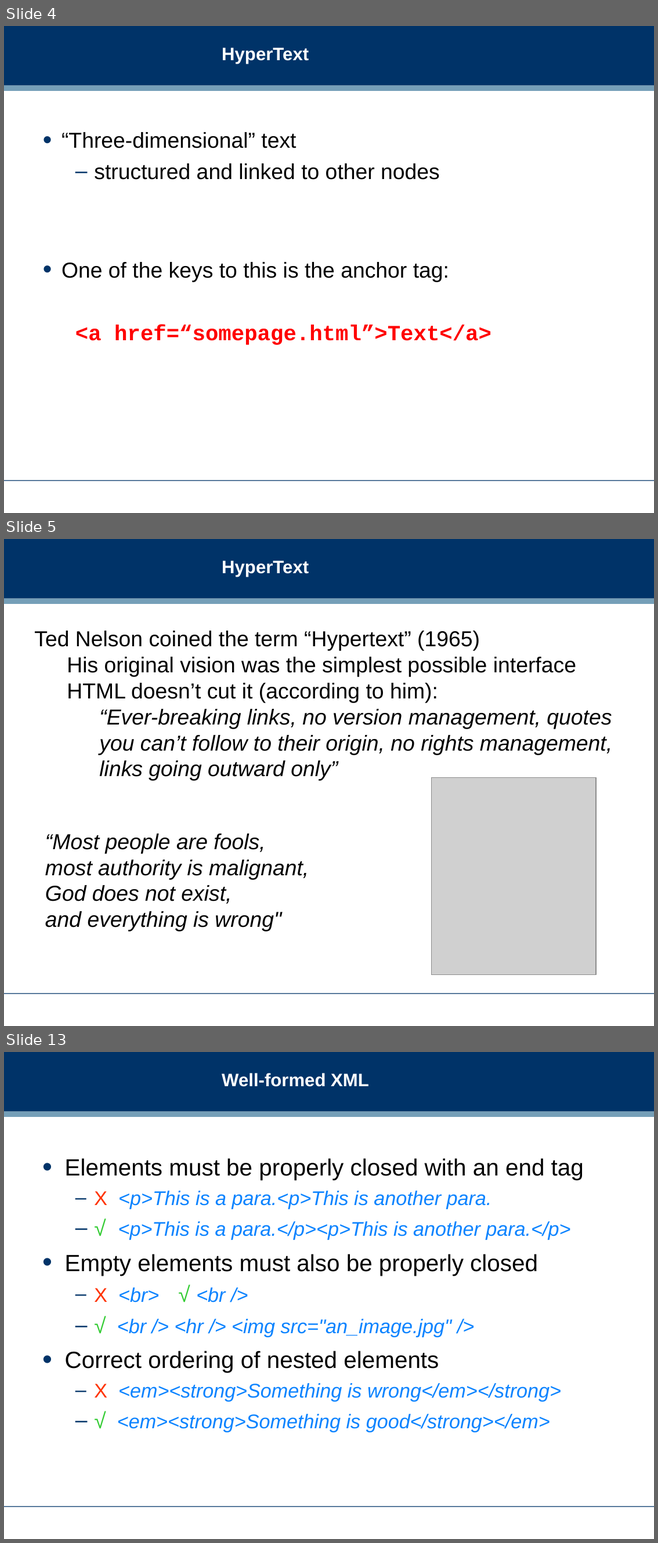
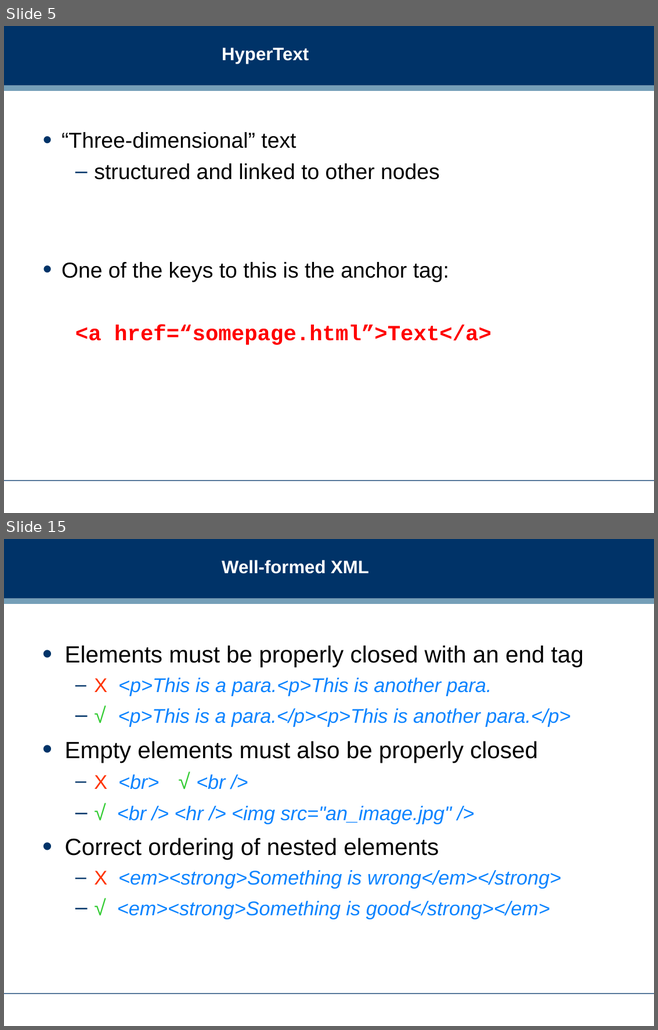
Before and after one commit to dreamind/ix, a slide deck: lectures/presenting-data/html.ppt. Shown one above the other, each under a label of ours: slides 4, 5 and 13 before the commit, slides 5 and 15 after it; the slides between them are not shown. The pictures are 658x1543 and 658x1030 pixels, drawn with LibreOffice and Linux fonts; fonts in the diff are those of the drawing; grey boxes stand for pictures; background and template pictures are left out. Boxes give left, top, right and bottom in pixels: in the first picture for what was removed or moved away, otherwise in the second. Text is boxed around its words. In the diff, an @@ line names an element or a change of style, - is before the commit and + after.

Commit message:
Updating HTML slides and landing page

```diff
--- a/lectures/presenting-data/html.ppt
+++ b/lectures/presenting-data/html.ppt
@@ slide 5 removed at (4,539,654,1026), background #FFFFFF; not listed: 3 template elements that a slide beside it also shows @@
@@ title removed at (221,560,308,577) @@
-HyperText
@@ text removed at (34,631,612,781) @@
-Ted Nelson coined the term “Hypertext” (1965)
-  His original vision was the simplest possible interface
-  HTML doesn’t cut it (according to him):
-    “Ever-breaking links, no version management, quotes you can’t follow to their origin, no rights management, links going outward only”
@@ picture removed at (431,777,595,975) @@
@@ text removed at (45,834,308,932) @@
-“Most people are fools,
-most authority is malignant,
-God does not exist,
-and everything is wrong"
@@ what was slide 4 is now slide 5 @@
@@ what was slide 13 is now slide 15 @@
```
Also in this commit, not shown: 10 slides changed, 6 slides added, 2 other slides removed, 1 other file.
